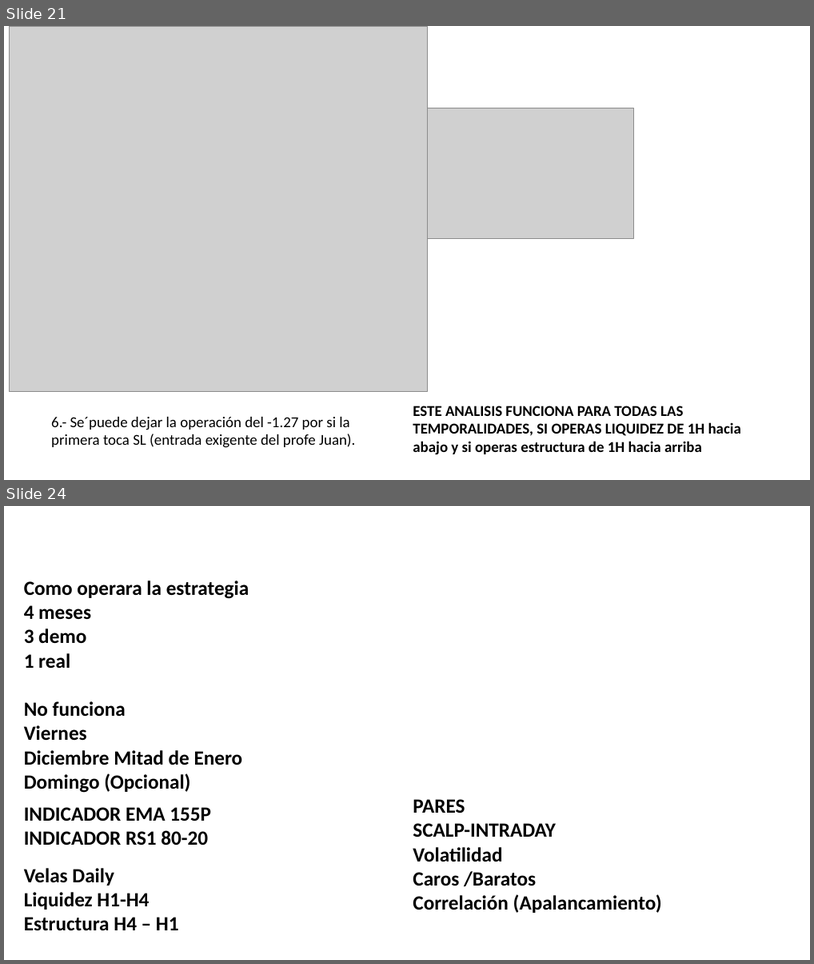
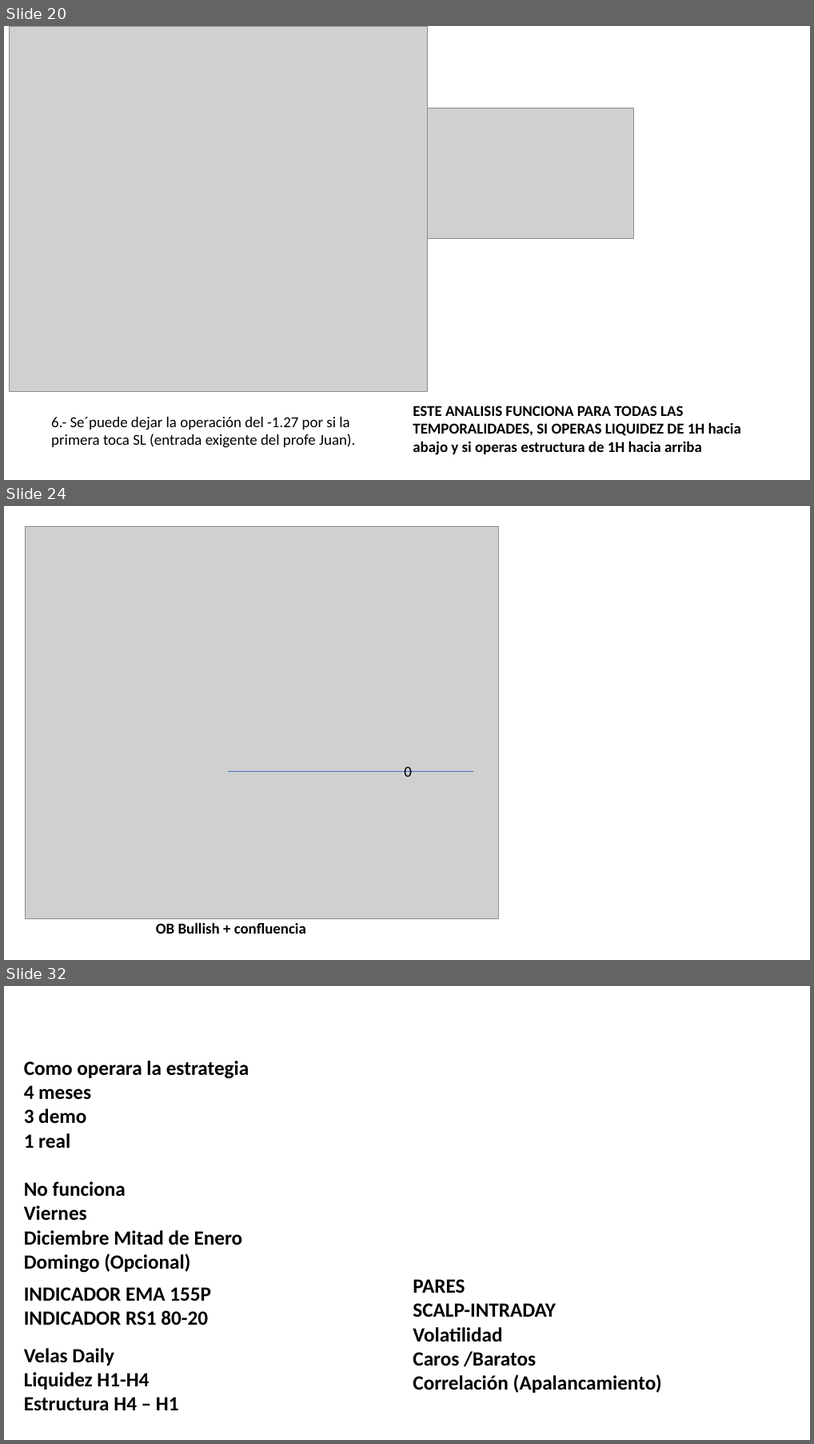
Before and after one commit to Edd1eware/Yields_Academy, a slide deck: Manual_YIELDS_ACADEMY.pptx. Shown one above the other, each under a label of ours: slides 21 and 24 before the commit, slides 20, 24 and 32 after it; the slides between them are not shown. The pictures are 814x964 and 814x1444 pixels, drawn with LibreOffice and Linux fonts; fonts in the diff are those of the drawing; grey boxes stand for pictures. Boxes give left, top, right and bottom in pixels: in the first picture for what was removed or moved away, otherwise in the second. Text is boxed around its words. In the diff, an @@ line names an element or a change of style, - is before the commit and + after.

```diff
--- a/Manual_YIELDS_ACADEMY.pptx
+++ b/Manual_YIELDS_ACADEMY.pptx
@@ slide 24 added at (x1=4, y1=506, x2=810, y2=960), background #FFFFFF @@
@@ picture added at (x1=25, y1=526, x2=498, y2=918) @@
@@ text added at (x1=404, y1=766, x2=412, y2=776), 18 pt, text #000000 @@
+0
@@ line added from (228, 772) to (474, 772), #4472C4 0.5 pt @@
@@ text added at (x1=156, y1=922, x2=306, y2=933), 18 pt, text #000000, bold @@
+OB Bullish + confluencia
@@ what was slide 21 is now slide 20 @@
@@ what was slide 24 is now slide 32 @@
```
Also in this commit, not shown: 2 slides changed, 9 other slides added, 2 slides removed.
